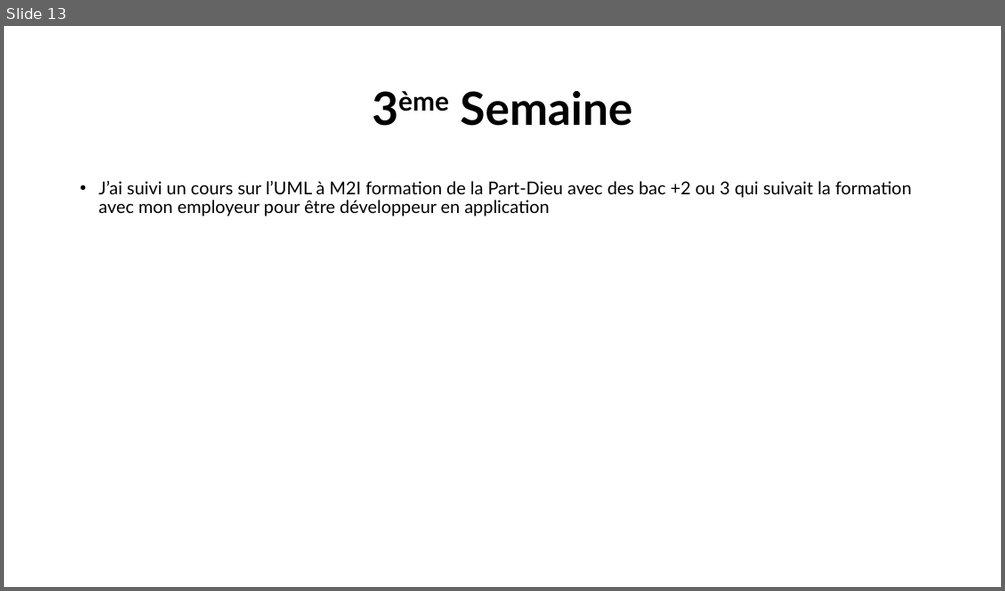
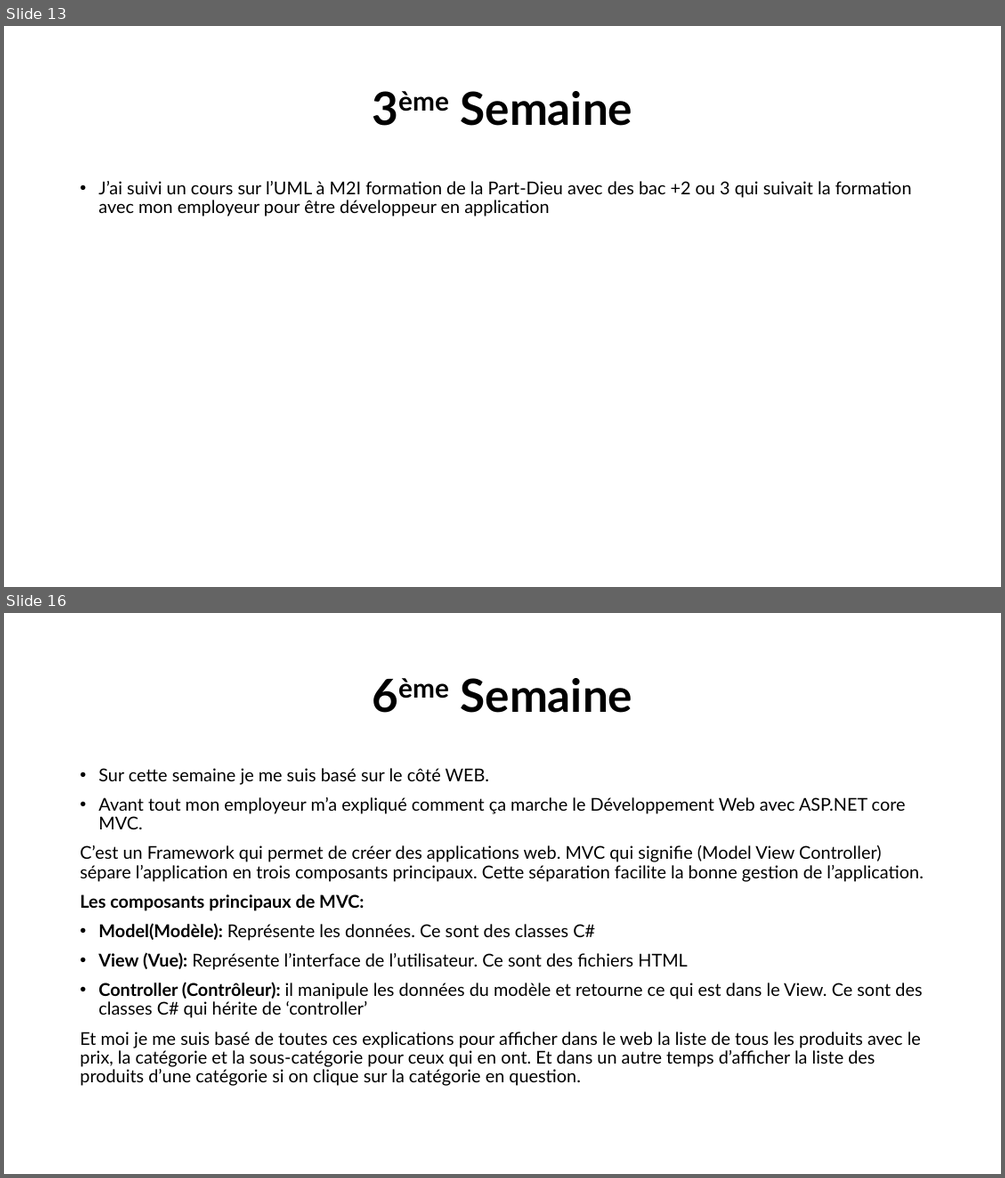
Before and after one commit to alimakri/DanCookStage, a slide deck: Documents/DanCook_Stage.pptx. Shown one above the other, each under a label of ours: slide 13 before the commit, slides 13 and 16 after it; the slides between them are not shown. The pictures are 1005x591 and 1005x1178 pixels, drawn with LibreOffice and Linux fonts; fonts in the diff are those of the drawing. Boxes give left, top, right and bottom in pixels: in the first picture for what was removed or moved away, otherwise in the second. Text is boxed around its words. In the diff, an @@ line names an element or a change of style, - is before the commit and + after.

```diff
--- a/Documents/DanCook_Stage.pptx
+++ b/Documents/DanCook_Stage.pptx
@@ slide 16 added at bbox=[4, 613, 1001, 1174], background #FFFFFF @@
@@ title added at bbox=[460, 678, 632, 713], 44 pt, text #000000, bold @@
+6ème Semaine
@@ text added at bbox=[80, 768, 923, 1086], 17 pt, text #000000 @@
+• Sur cette semaine je me suis basé sur le côté WEB.
+• Avant tout mon employeur m’a expliqué comment ça marche le Développement Web avec ASP.NET core MVC.
+C’est un Framework qui permet de créer des applications web. MVC qui signifie (Model View Controller) sépare l’application en trois composants principaux. Cette séparation facilite la bonne gestion de l’application.
+Les composants principaux de MVC:
+• Model(Modèle): Représente les données. Ce sont des classes C#
+• View (Vue): Représente l’interface de l’utilisateur. Ce sont des fichiers HTML
+• Controller (Contrôleur): il manipule les données du modèle et retourne ce qui est dans le View. Ce sont des classes C# qui hérite de ‘controller’
+Et moi je me suis basé de toutes ces explications pour afficher dans le web la liste de tous les produits avec le prix, la catégorie et la sous-catégorie pour ceux qui en ont. Et dans un autre temps d’afficher la liste des produits d’une catégorie si on clique sur la catégorie en question.
```
Also in this commit, not shown: 1 slide changed, 2 other slides added, 8 other files.
